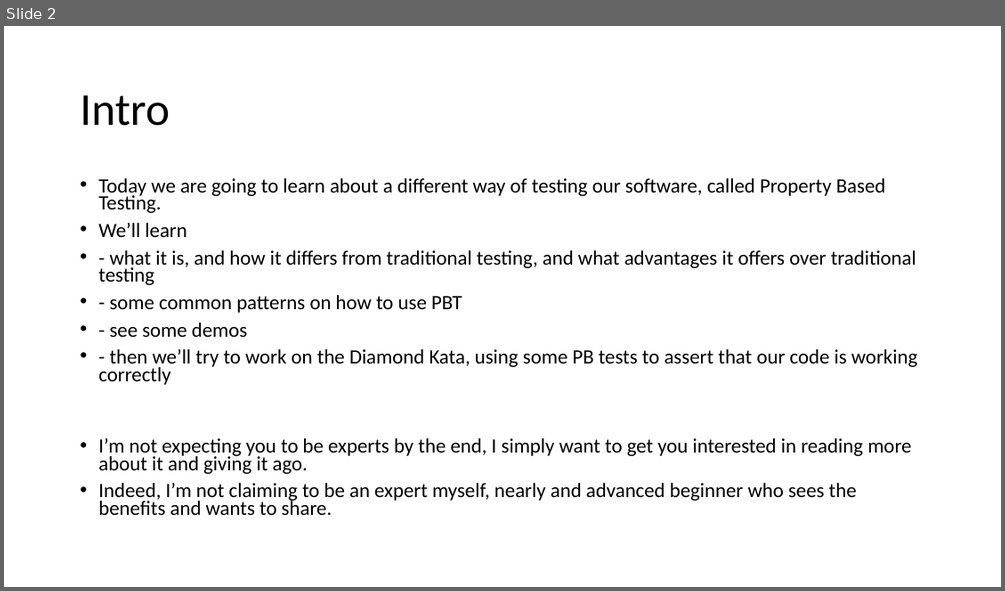
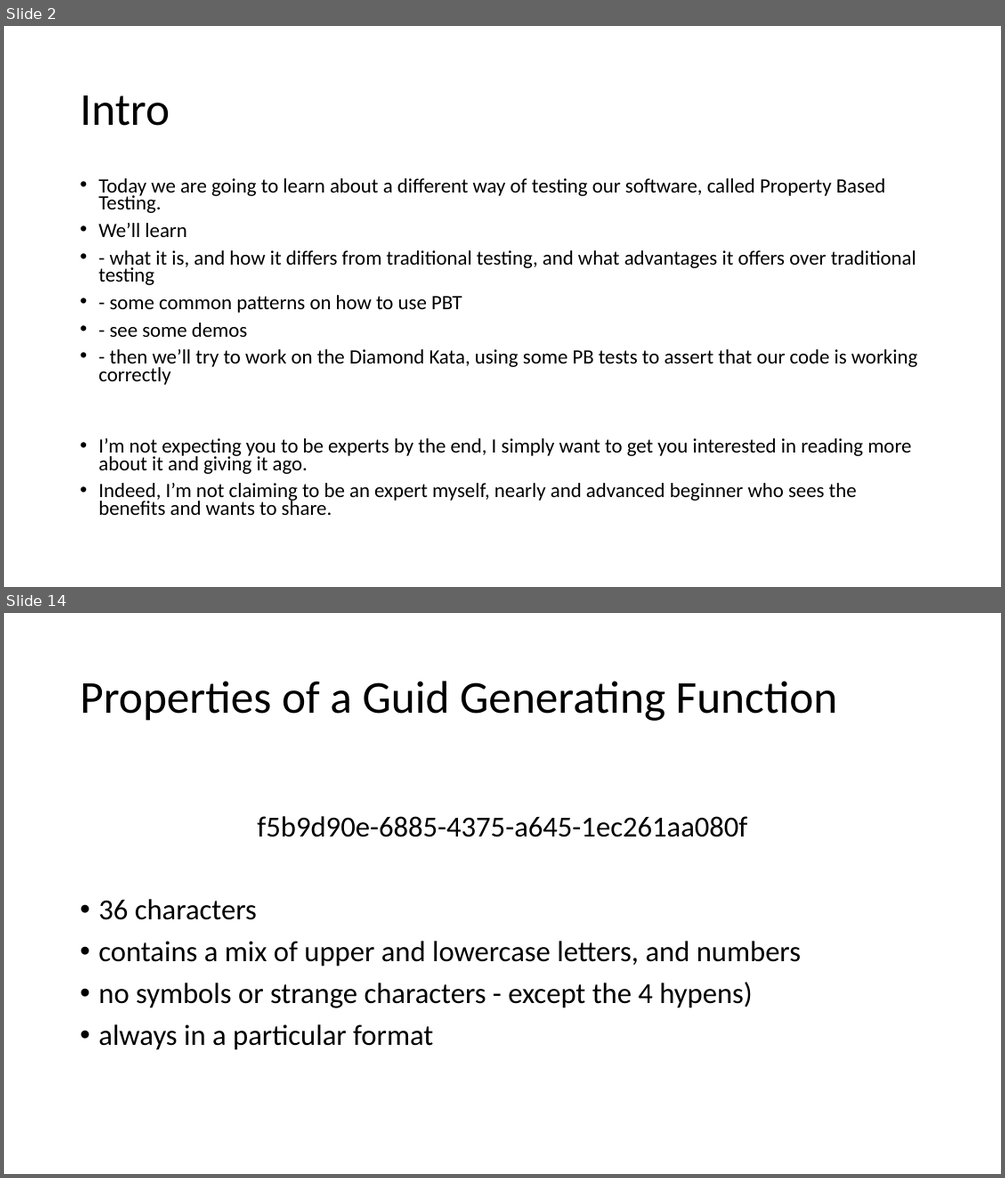
Before and after one commit to dcook-net/PropertyBasedTesting, a slide deck: Presentation1.pptx. Shown one above the other, each under a label of ours: slide 2 before the commit, slides 2 and 14 after it; the slides between them are not shown. The pictures are 1005x591 and 1005x1178 pixels, drawn with LibreOffice and Linux fonts; fonts in the diff are those of the drawing. Boxes give left, top, right and bottom in pixels: in the first picture for what was removed or moved away, otherwise in the second. Text is boxed around its words. In the diff, an @@ line names an element or a change of style, - is before the commit and + after.

```diff
--- a/Presentation1.pptx
+++ b/Presentation1.pptx
@@ slide 14 added at (4,613,1001,1174), background #FFFFFF @@
@@ title added at (80,681,838,721), 44 pt, text #000000 @@
+Properties of a Guid Generating Function
@@ text added at (98,816,801,1050), 28 pt, text #000000 @@
+f5b9d90e-6885-4375-a645-1ec261aa080f
+• 36 characters
+• contains a mix of upper and lowercase letters, and numbers
+• no symbols or strange characters - except the 4 hypens)
+• always in a particular format
```
Also in this commit, not shown: 1 slide changed, 24 other slides added, 1 slide removed, 1 other file.
